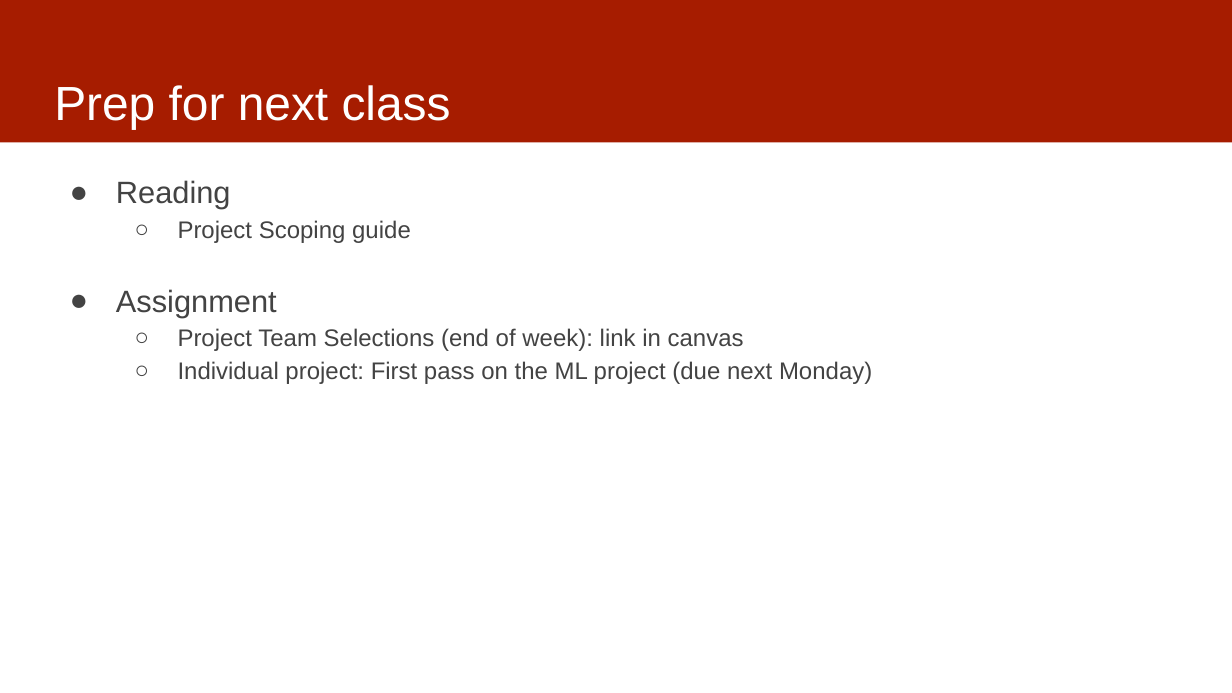
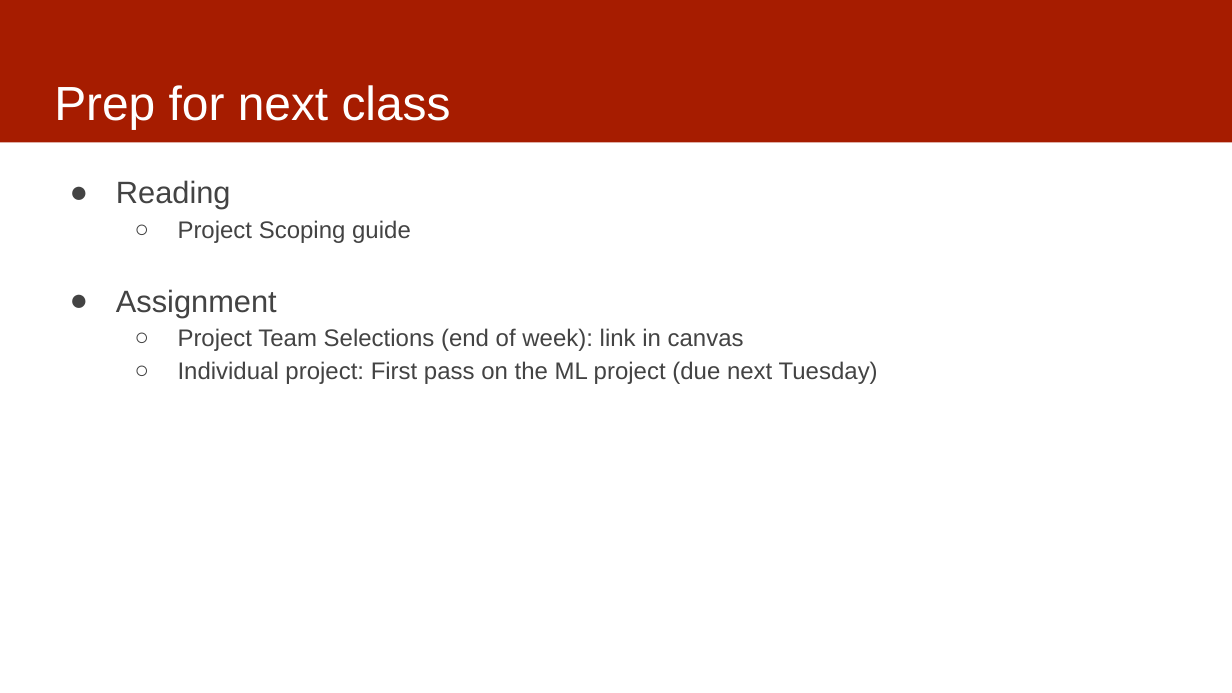
Before and after one commit to dssg/MLinPractice, a slide deck: slide 17 of Lectures/Lecture1-ClassOverview.pptx. Drawn at 1232x693 pixels with LibreOffice and Linux fonts; fonts in the diff are those of the drawing. Boxes give left, top, right and bottom in pixels: in the first picture for what was removed or moved away, otherwise in the second. Text is boxed around its words. In the diff, an @@ line names an element or a change of style, - is before the commit and + after.

```diff
--- a/Lectures/Lecture1-ClassOverview.pptx
+++ b/Lectures/Lecture1-ClassOverview.pptx
@@ text at <box>178,361,878,384</box>: text changed @@
-  ○ Individual project: First pass on the ML project (due next Monday)
+  ○ Individual project: First pass on the ML project (due next Tuesday)
```
Also in this commit, not shown: 3 other slides changed, 1 other file.
